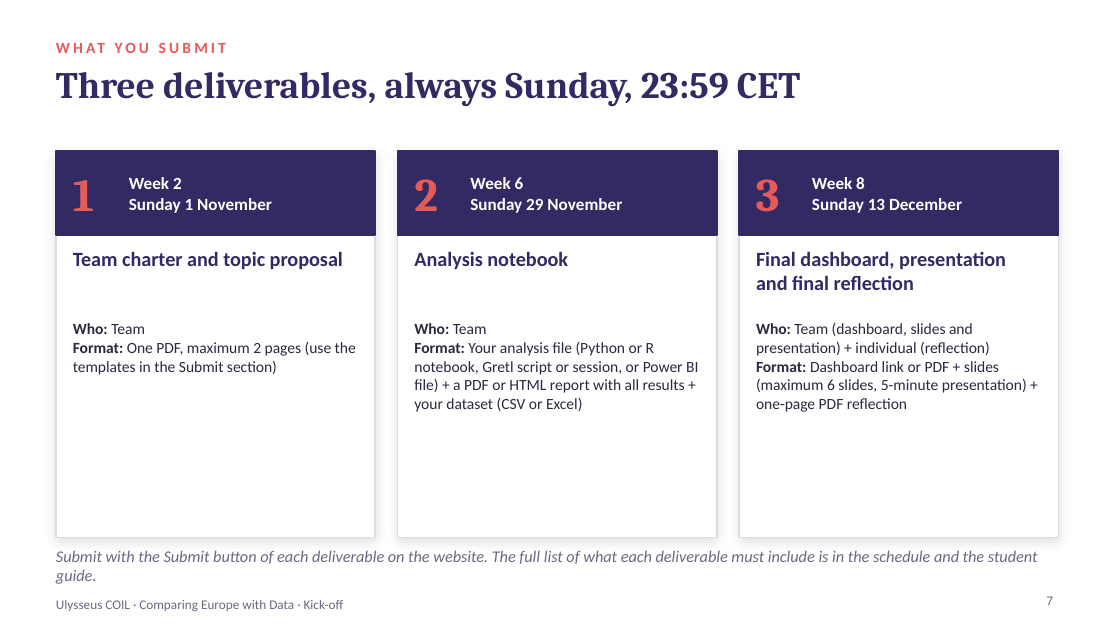
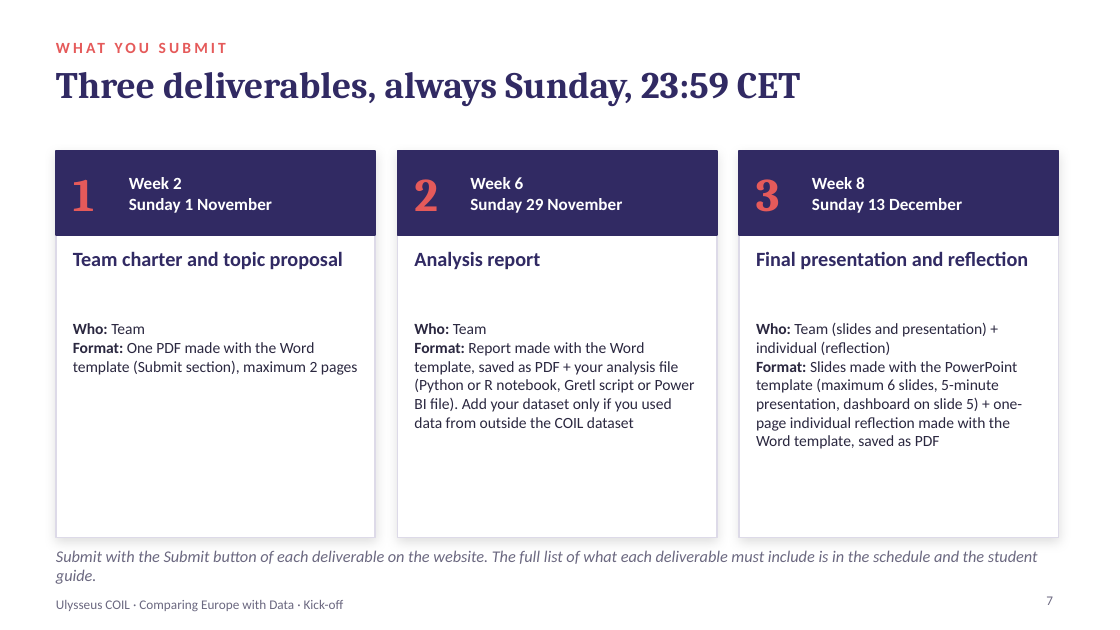
Before and after one commit to coil-europe/coil-europe.github.io, a slide deck: slide 7 of docs/slides/COIL_1_kickoff.pptx. Drawn at 1120x630 pixels with LibreOffice and Linux fonts; fonts in the diff are those of the drawing. Boxes give left, top, right and bottom in pixels: in the first picture for what was removed or moved away, otherwise in the second. Text is boxed around its words. In the diff, an @@ line names an element or a change of style, - is before the commit and + after.

```diff
--- a/docs/slides/COIL_1_kickoff.pptx
+++ b/docs/slides/COIL_1_kickoff.pptx
@@ text at (x1=414, y1=251, x2=540, y2=269): text changed @@
-Analysis notebook
+Analysis report
@@ text at (x1=756, y1=251, x2=1028, y2=269): text changed @@
-Final dashboard, presentation and final reflection
+Final presentation and reflection
@@ text at (x1=756, y1=323, x2=1022, y2=449): text changed @@
-Who: Team (dashboard, slides and presentation) + individual (reflection)
-Format: Dashboard link or PDF + slides (maximum 6 slides, 5-minute presentation) + one-page PDF reflection
+Who: Team (slides and presentation) + individual (reflection)
+Format: Slides made with the PowerPoint template (maximum 6 slides, 5-minute presentation, dashboard on slide 5) + one-page individual reflection made with the Word template, saved as PDF
@@ text at (x1=73, y1=342, x2=358, y2=375): text changed @@
-Format: One PDF, maximum 2 pages (use the templates in the Submit section)
+Format: One PDF made with the Word template (Submit section), maximum 2 pages
@@ text at (x1=414, y1=342, x2=695, y2=428): text changed @@
-Format: Your analysis file (Python or R notebook, Gretl script or session, or Power BI file) + a PDF or HTML report with all results + your dataset (CSV or Excel)
+Format: Report made with the Word template, saved as PDF + your analysis file (Python or R notebook, Gretl script or Power BI file). Add your dataset only if you used data from outside the COIL dataset
```
Also in this commit, not shown: 1 other slide changed, 16 other files.
